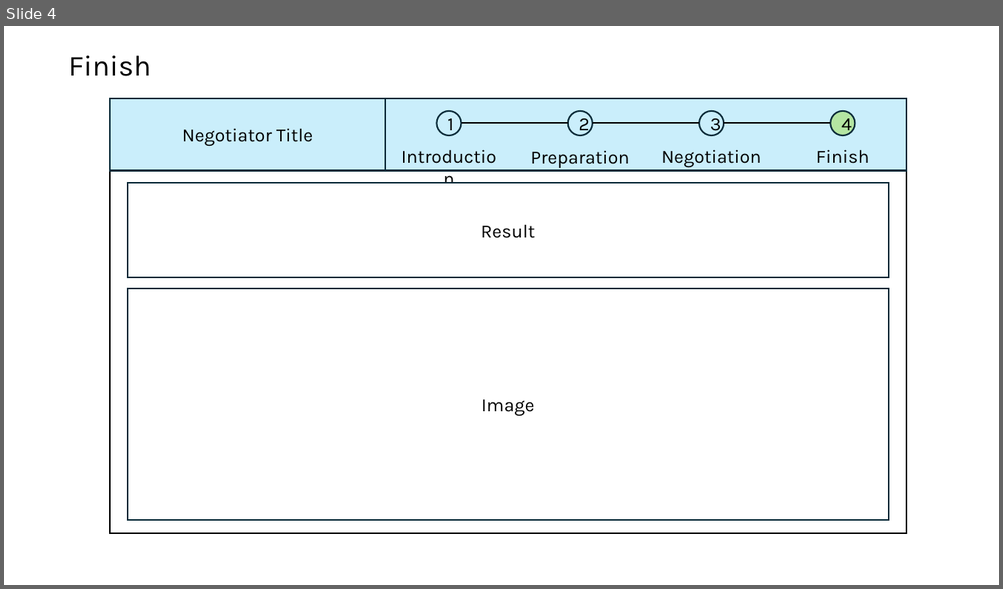
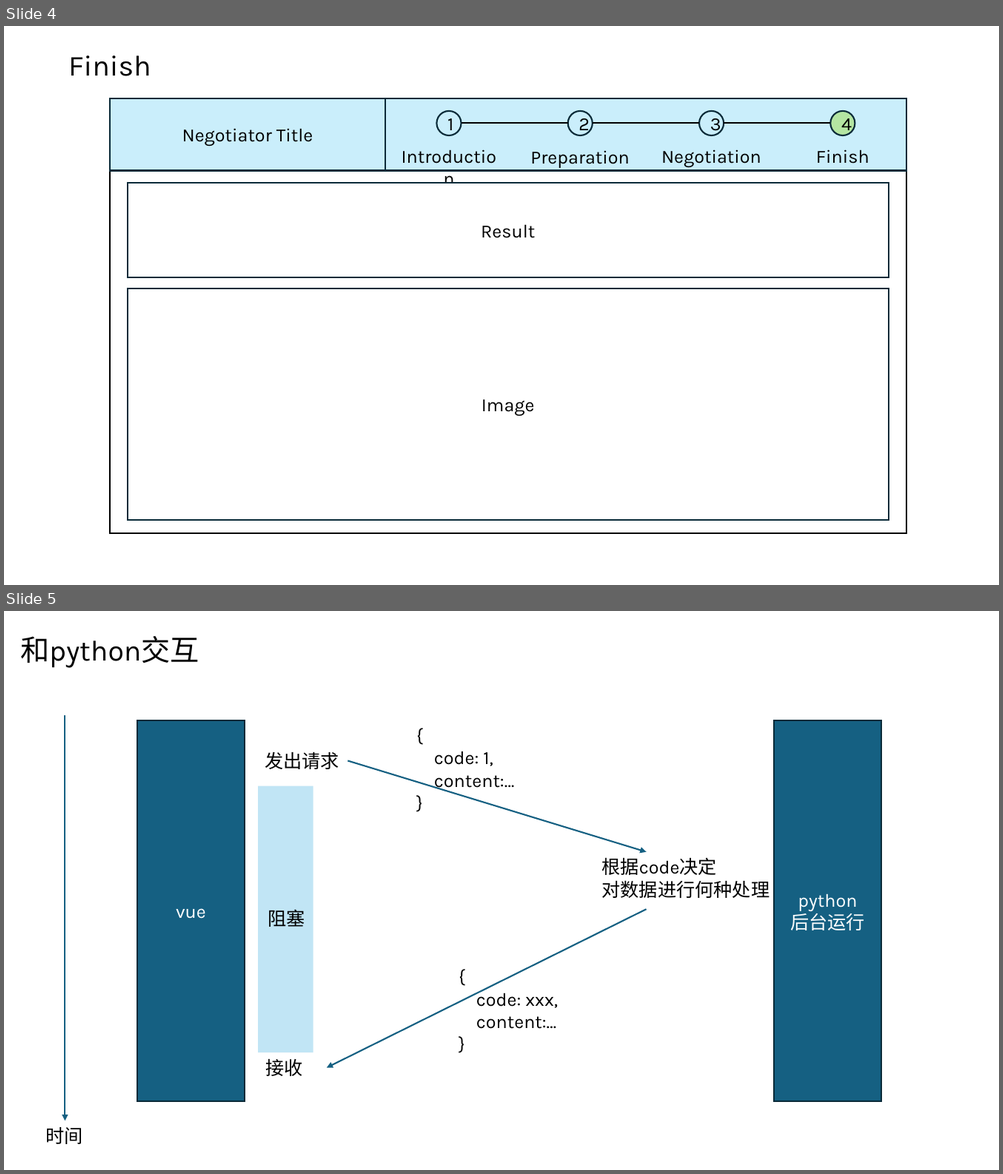
Before and after one commit to JJJoex/Negotiator, a slide deck: negotiation.pptx. Shown one above the other, each under a label of ours: slide 4 before the commit, slides 4 and 5 after it. The pictures are 1003x589 and 1003x1174 pixels, drawn with LibreOffice and Linux fonts; fonts in the diff are those of the drawing. Boxes give left, top, right and bottom in pixels: in the first picture for what was removed or moved away, otherwise in the second. Text is boxed around its words. In the diff, an @@ line names an element or a change of style, - is before the commit and + after.

```diff
--- a/negotiation.pptx
+++ b/negotiation.pptx
@@ slide 5 added at [4, 611, 999, 1170], background #FFFFFF @@
@@ text added at [20, 636, 199, 668], 28 pt, text #000000 @@
+和python交互
@@ arrow added from (65, 715) to (65, 1122), #156082 1.5 pt @@
@@ rectangle added at [137, 720, 245, 1102], fill #156082, outline #092A39 1.5 pt, 18 pt, text #FFFFFF @@
+vue
@@ rectangle added at [774, 720, 882, 1102], fill #156082, outline #092A39 1.5 pt, 18 pt, text #FFFFFF @@
+python
+后台运行
@@ text added at [264, 752, 339, 769], 18 pt, text #000000 @@
+发出请求
@@ arrow added from (348, 761) to (646, 852), #156082 1.5 pt @@
@@ text added at [434, 751, 514, 792], 18 pt, text #000000 @@
+{
+code: 1,
+content:…
+}
@@ rectangle added at [258, 786, 313, 1054], fill #C1E5F5 @@
@@ text added at [602, 857, 770, 898], 18 pt, text #000000 @@
+根据code决定
+对数据进行何种处理
@@ text added at [267, 909, 304, 927], 18 pt, text #000000 @@
+阻塞
@@ arrow added from (646, 909) to (327, 1068), #156082 1.5 pt @@
@@ text added at [476, 989, 558, 1029], 18 pt, text #000000 @@
+{
+code: xxx,
+content:…
+}
@@ text added at [265, 1059, 302, 1076], 18 pt, text #000000 @@
+接收
@@ text added at [46, 1128, 83, 1145], 18 pt, text #000000 @@
+时间
```
Also in this commit, not shown: 11 other files.
